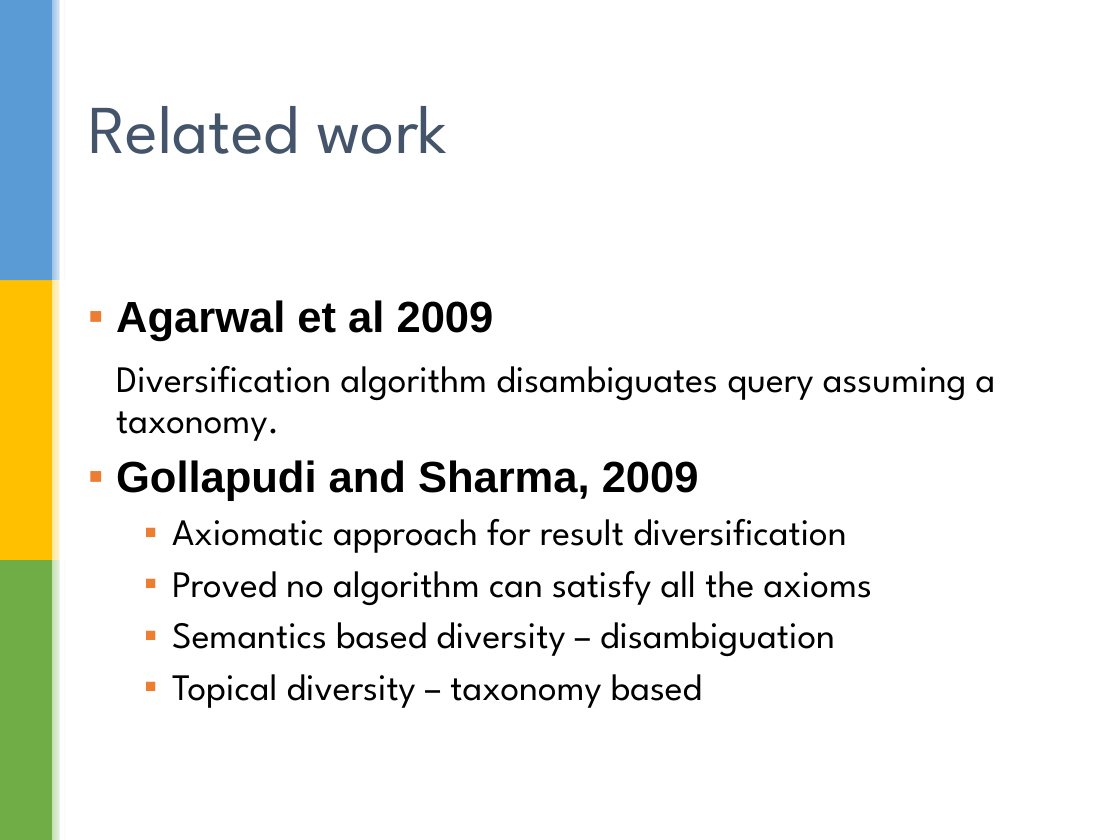
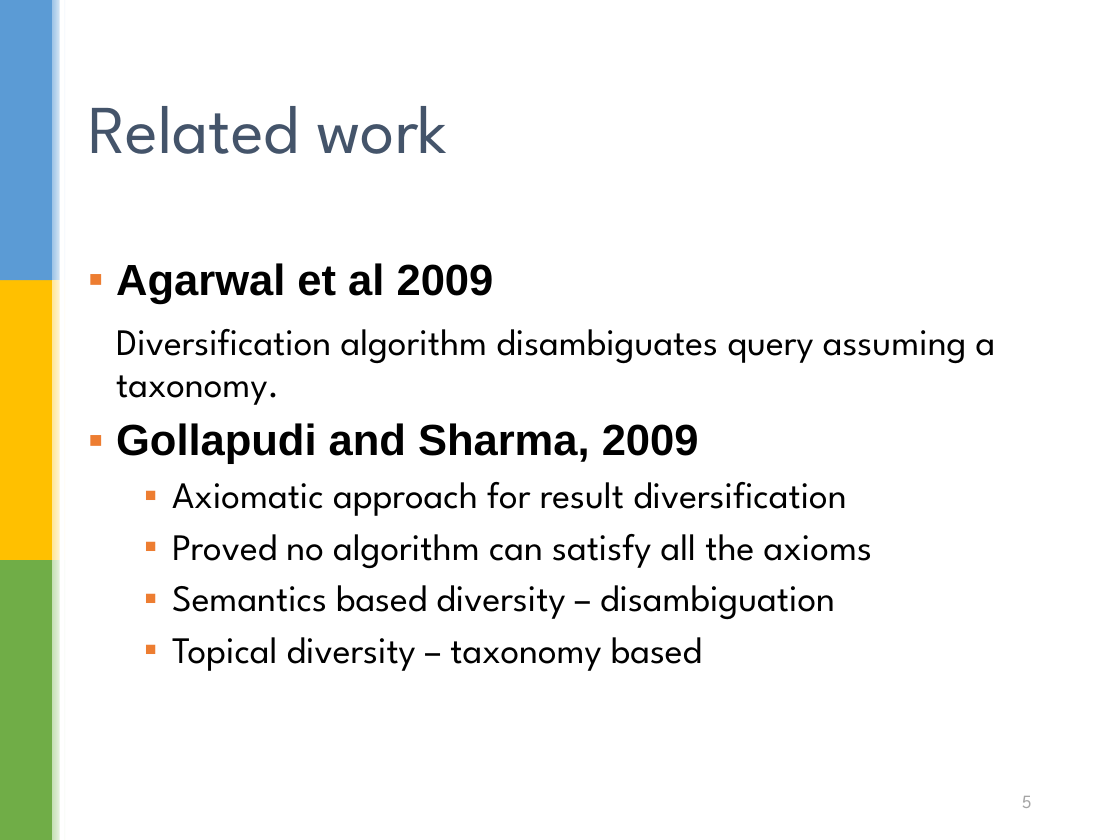
Before and after one commit to cmkumar87/CS5246Test, a slide deck: slide 5 of doc/Diversification_of _search_results_April_17.pptx. Drawn at 1120x840 pixels with LibreOffice and Linux fonts; fonts in the diff are those of the drawing; background and template pictures are left out. Boxes give left, top, right and bottom in pixels: in the first picture for what was removed or moved away, otherwise in the second. Text is boxed around its words. In the diff, an @@ line names an element or a change of style, - is before the commit and + after.

```diff
--- a/doc/Diversification_of _search_results_April_17.pptx
+++ b/doc/Diversification_of _search_results_April_17.pptx
@@ text "Agarwal et al 2009": place and size @@
-text "Agarwal et al 2009" at [116,300,996,708]
+text "Agarwal et al 2009" at [116,263,996,671]
@@ page number added at [1022,796,1032,808], 12 pt, text #A5A5A5 @@
+5
```
Also in this commit, not shown: 17 other slides changed, 1 slide added, 1 slide removed.
